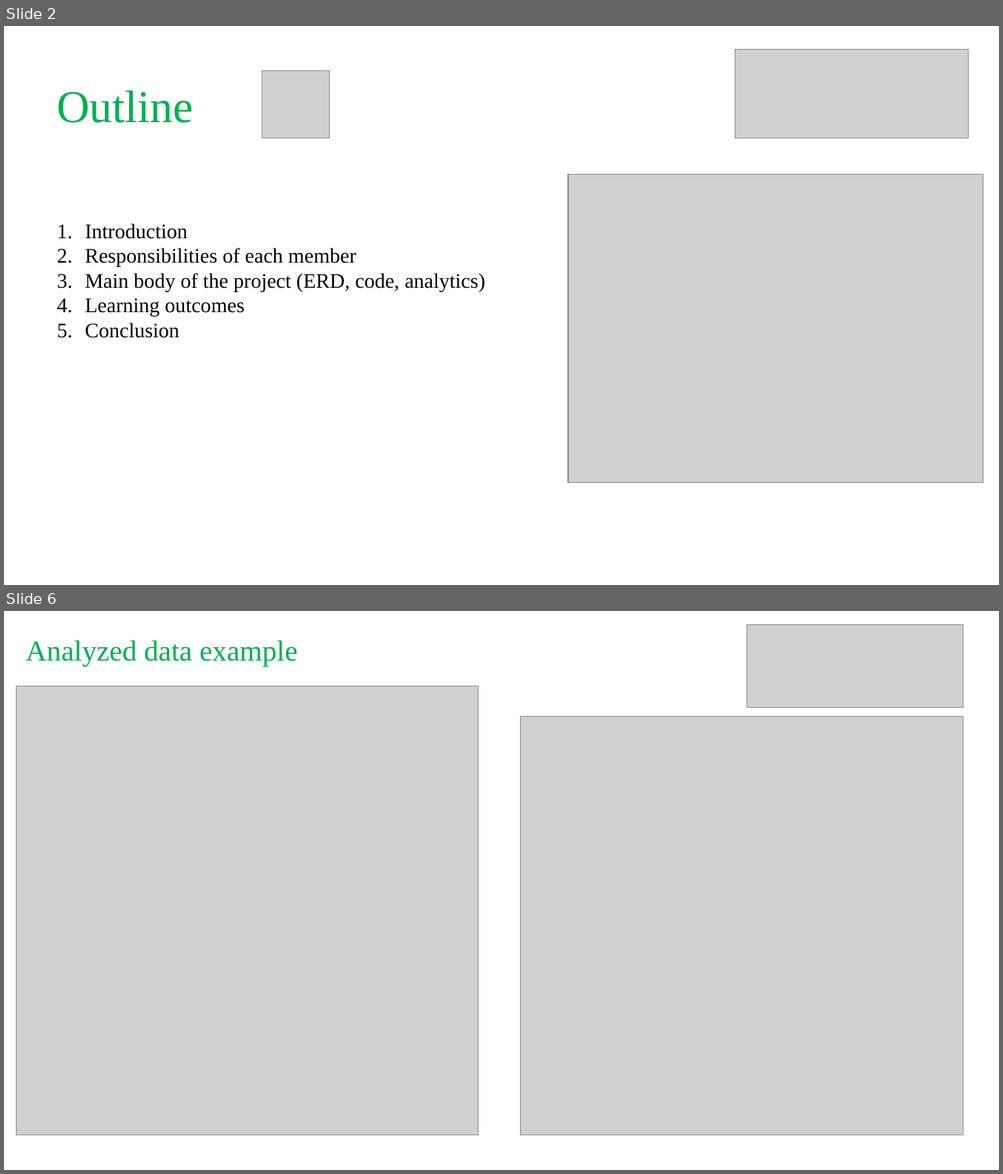
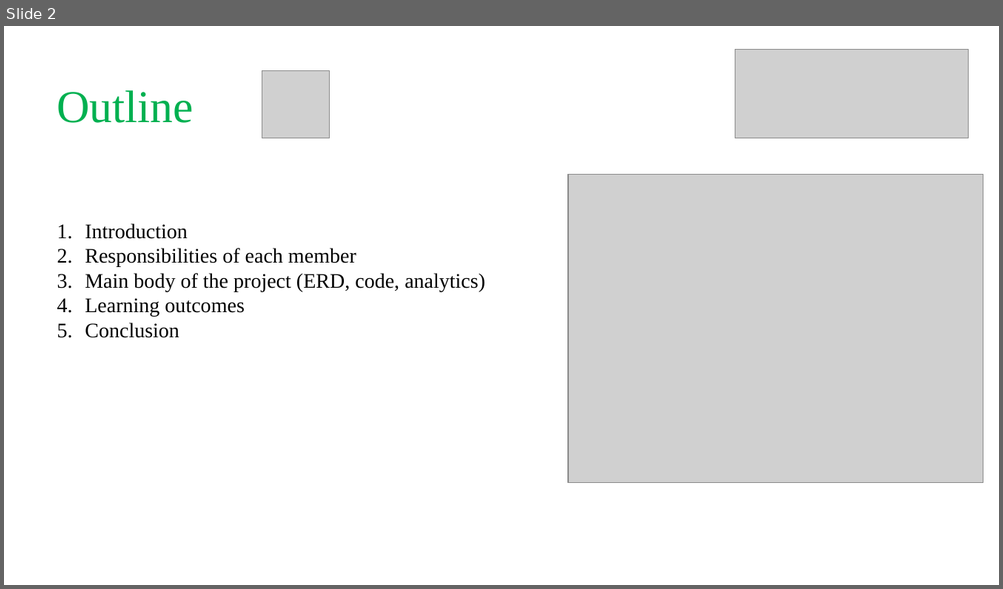
Before and after one commit to leo-script/CRMUS, a slide deck: Java project CRMUS - Bekzhan, Sanzhar.pptx. Shown one above the other, each under a label of ours: slides 2 and 6 before the commit, slide 2 after it; the slides between them are not shown. The pictures are 1003x1174 and 1003x589 pixels, drawn with LibreOffice and Linux fonts; fonts in the diff are those of the drawing; grey boxes stand for pictures. Boxes give left, top, right and bottom in pixels: in the first picture for what was removed or moved away, otherwise in the second. Text is boxed around its words. In the diff, an @@ line names an element or a change of style, - is before the commit and + after.

```diff
--- a/Java project CRMUS - Bekzhan, Sanzhar.pptx
+++ b/Java project CRMUS - Bekzhan, Sanzhar.pptx
@@ slide 6 removed at <box>4,611,999,1170</box>, background #FFFFFF @@
@@ picture removed at <box>747,625,964,708</box> @@
@@ text removed at <box>25,640,298,666</box> @@
-Analyzed data example
@@ picture removed at <box>16,686,478,1136</box> @@
@@ picture removed at <box>521,717,964,1136</box> @@
```
Also in this commit, not shown: 7 slides changed, 17 slides added.
